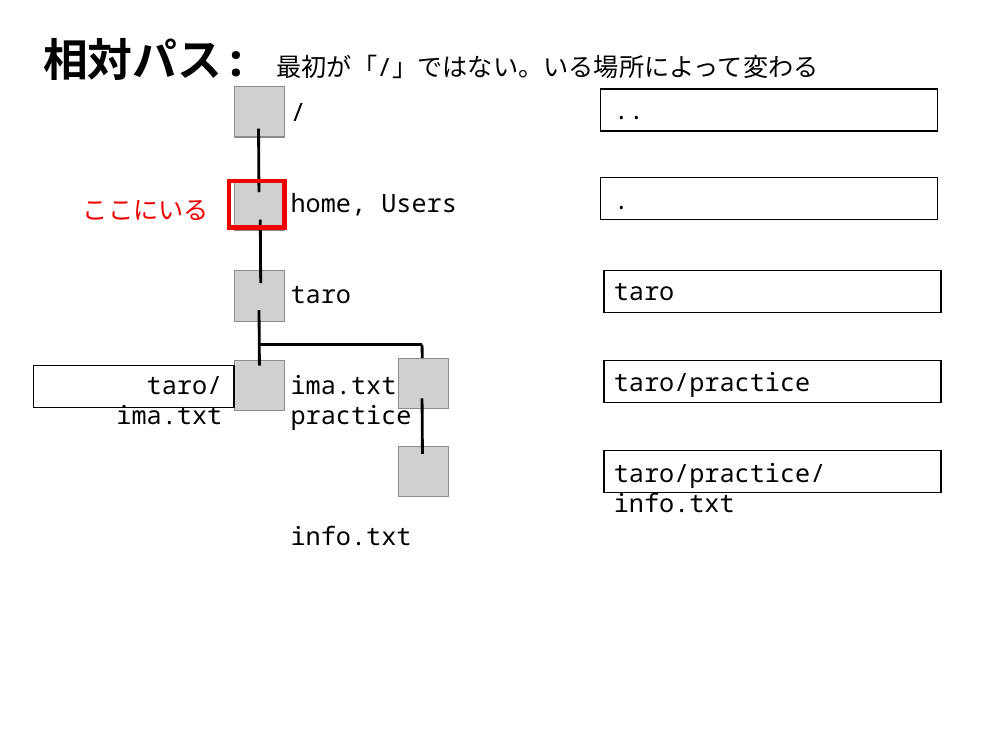
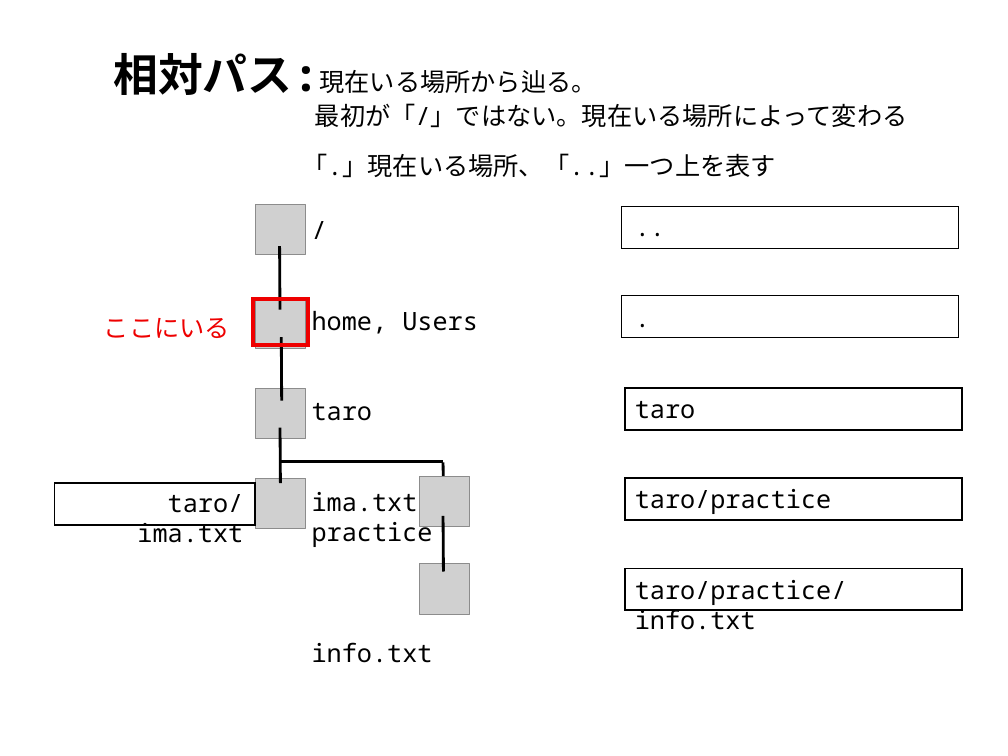
Before and after one commit to akokubo/how-to-use-unix, a slide deck: slide 7 of materials/file-folder.pptx. Drawn at 1008x756 pixels with LibreOffice and Linux fonts; fonts in the diff are those of the drawing; grey boxes stand for pictures. Boxes give left, top, right and bottom in pixels: in the first picture for what was removed or moved away, otherwise in the second. Text is boxed around its words. In the diff, an @@ line names an element or a change of style, - is before the commit and + after.

Commit message:
20250604

```diff
--- a/materials/file-folder.pptx
+++ b/materials/file-folder.pptx
@@ text at (x1=113, y1=53, x2=908, y2=128): text changed @@
-相対パス: 最初が「/」ではない。いる場所によって変わる
+相対パス:現在いる場所から辿る。
+最初が「/」ではない。現在いる場所によって変わる
@@ text added at (x1=302, y1=153, x2=776, y2=178), 18 pt, text #000000 @@
+「.」現在いる場所、「..」一つ上を表す
@@ 5 pictures, 2 lines, 2 rectangles, 1 text moved together from (x1=33, y1=129, x2=941, y2=497) to (x1=54, y1=246, x2=963, y2=614) @@
@@ rectangle moved from (x1=229, y1=181, x2=284, y2=228) to (x1=253, y1=298, x2=308, y2=345) @@
@@ 4 rectangles, 4 lines, 3 texts, 1 picture moved together from (x1=116, y1=87, x2=941, y2=546) to (x1=137, y1=205, x2=963, y2=663) @@
```
Also in this commit, not shown: 1 other slide changed, 1 slide added.
